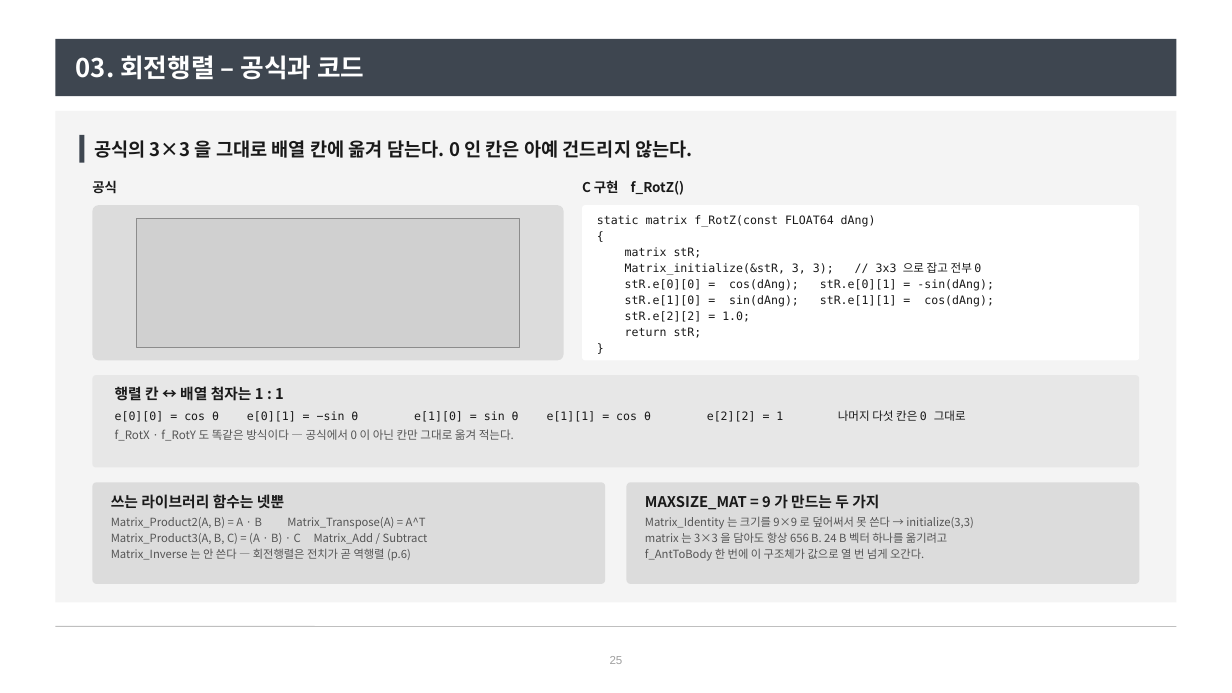
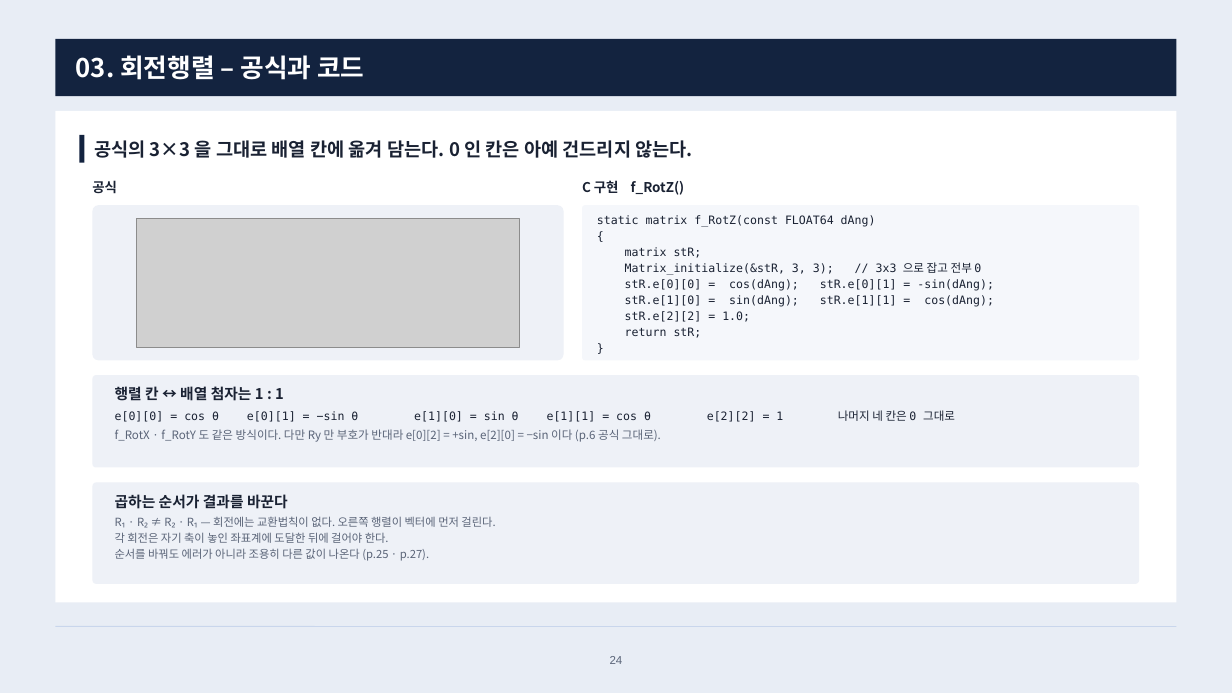
Before and after one commit to harley-hwan/radar-sw-study, a slide deck: slide 24 of Part2_CoordFrames/ref/산출물/좌표계와_좌표변환.pptx (slide 25 before the commit). Drawn at 1232x693 pixels with LibreOffice and Linux fonts; fonts in the diff are those of the drawing; grey boxes stand for pictures. Boxes give left, top, right and bottom in pixels: in the first picture for what was removed or moved away, otherwise in the second. Text is boxed around its words. In the diff, an @@ line names an element or a change of style, - is before the commit and + after.

```diff
--- a/Part2_CoordFrames/ref/산출물/좌표계와_좌표변환.pptx
+++ b/Part2_CoordFrames/ref/산출물/좌표계와_좌표변환.pptx
@@ background #FFFFFF to #E8EDF5 @@
@@ rectangle at <box>55,39,1177,96</box>: fill #3E4650 to #13233F @@
@@ rectangle at <box>55,111,1177,603</box>: fill #F4F4F4 to #FFFFFF @@
@@ rectangle at <box>79,135,85,163</box>: fill #3E4650 to #13233F @@
@@ rounded rectangle at <box>92,205,564,360</box>: fill #DCDCDC to #EEF1F7 @@
@@ rounded rectangle at <box>582,205,1140,360</box>: fill #FFFFFF to #F5F7FB @@
@@ text colour #1A1A1A to #1A2233 in 4 elements at <box>94,140,692,158</box>, <box>92,180,117,194</box>, <box>582,180,684,195</box>, <box>597,215,994,338</box> @@
@@ rounded rectangle at <box>92,375,1140,468</box>: fill #E7E7E7 to #EEF1F7 @@
@@ text at <box>115,386,284,401</box>: text colour #1A1A1A to #1A2233 in "행렬 칸 ↔ 배열 첨자는 1 : ..." @@
@@ text at <box>115,411,661,442</box>: text changed; font DejaVu Sans Mono to Noto Sans CJK KR; text colour #1A1A1A to #5A6478 @@
-e[0][0] = cos θ e[0][1] = −sin θ e[1][0] = sin θ e[1][1] = cos θ e[2][2] = 1 나머지 다섯 칸은 0 그대로
-f_RotX · f_RotY 도 똑같은 방식이다 — 공식에서 0 이 아닌 칸만 그대로 옮겨 적는다.
+e[0][0] = cos θ e[0][1] = −sin θ e[1][0] = sin θ e[1][1] = cos θ e[2][2] = 1 나머지 네 칸은 0 그대로
+f_RotX · f_RotY 도 같은 방식이다. 다만 Ry 만 부호가 반대라 e[0][2] = +sin, e[2][0] = −sin 이다 (p.6 공식 그대로).
@@ rounded rectangle at <box>92,482,1140,584</box>: fill #DCDCDC to #EEF1F7 @@
@@ rounded rectangle: place and size @@
-rounded rectangle at <box>627,482,1140,584</box>
+rounded rectangle at <box>92,482,1140,584</box>
@@ rounded rectangle removed at <box>92,482,605,584</box> @@
@@ text removed at <box>111,494,428,561</box> @@
-쓰는 라이브러리 함수는 넷뿐
-Matrix_Product2(A, B) = A · B Matrix_Transpose(A) = A^T
-Matrix_Product3(A, B, C) = (A · B) · C Matrix_Add / Subtract
-Matrix_Inverse 는 안 쓴다 — 회전행렬은 전치가 곧 역행렬 (p.6)
@@ text at <box>115,494,495,561</box>: text changed; text colour #555555 to #5A6478 @@
-MAXSIZE_MAT = 9 가 만드는 두 가지
-Matrix_Identity 는 크기를 9×9 로 덮어써서 못 쓴다 → initialize(3,3)
-matrix 는 3×3 을 담아도 항상 656 B. 24 B 벡터 하나를 옮기려고
-f_AntToBody 한 번에 이 구조체가 값으로 열 번 넘게 오간다.
+곱하는 순서가 결과를 바꾼다
+R₁ · R₂ ≠ R₂ · R₁ — 회전에는 교환법칙이 없다. 오른쪽 행렬이 벡터에 먼저 걸린다.
+각 회전은 자기 축이 놓인 좌표계에 도달한 뒤에 걸어야 한다.
+순서를 바꿔도 에러가 아니라 조용히 다른 값이 나온다 (p.25 · p.27).
@@ line (55, 627) - (1177, 627): stroke #BFBFBF 0.75 pt to #C9D6EC 0.75 pt @@
@@ text at <box>610,656,623,664</box>: text changed; text colour #A0A0A0 to #5A6478 @@
-25
+24
```
Also in this commit, not shown: 29 other slides changed, 1 slide added, 1 slide removed, 13 other files.
